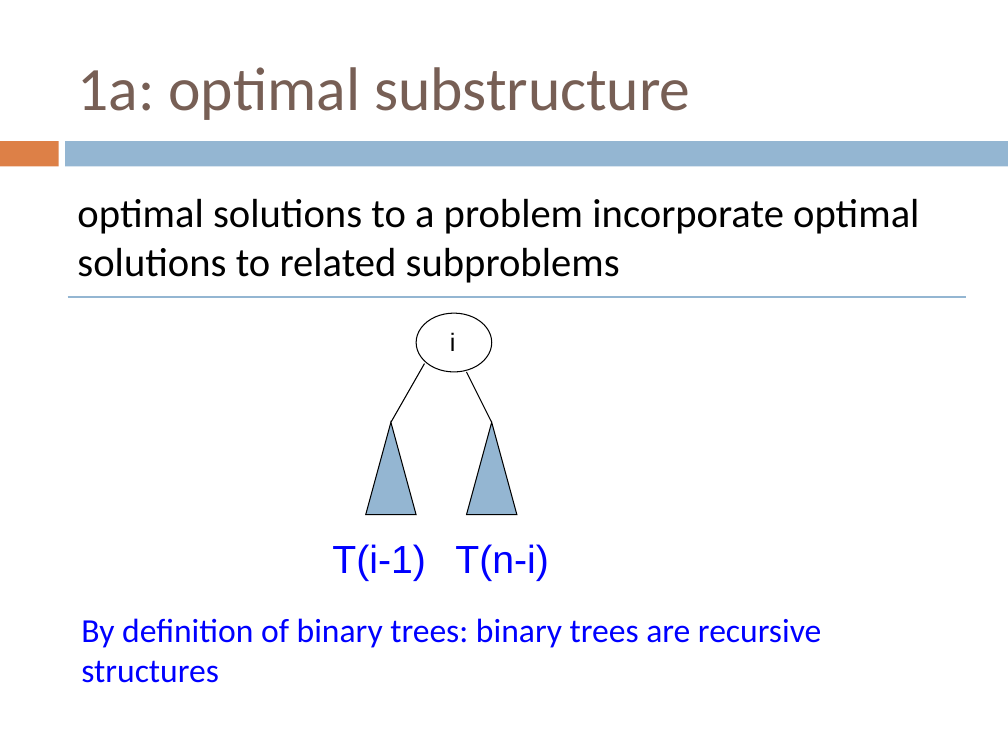
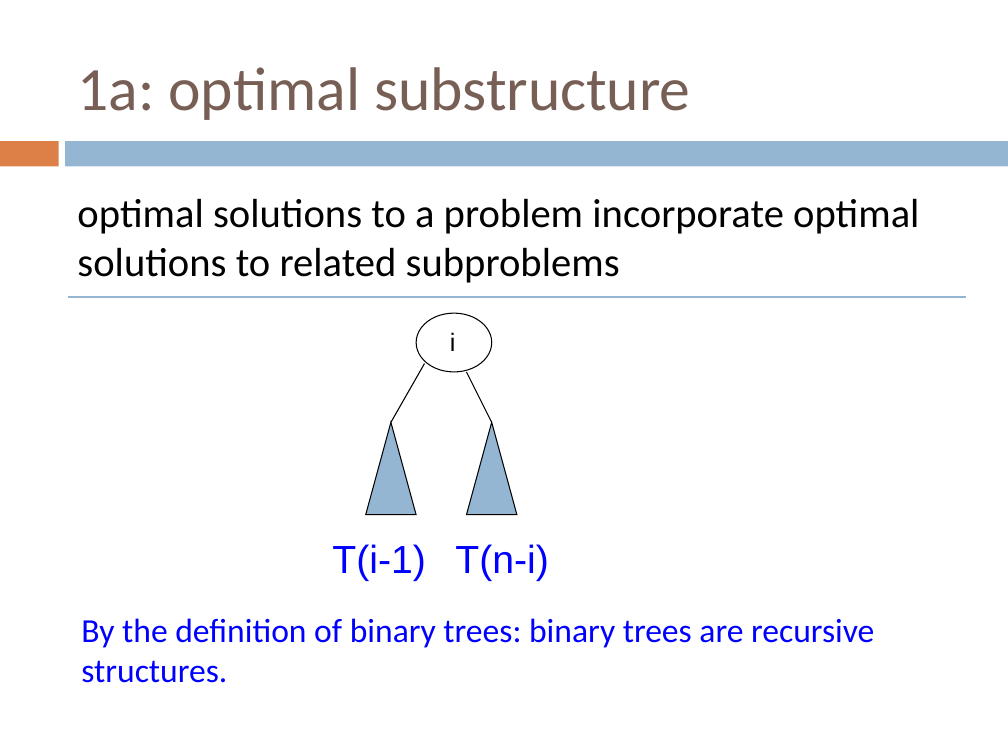
Before and after one commit to Collins-kariuk/Algorithms, a slide deck: slide 33 of Lectures/Lecture 10_Dynamic Programming.pptx. Drawn at 1008x756 pixels with LibreOffice and Linux fonts; fonts in the diff are those of the drawing. Boxes give left, top, right and bottom in pixels: in the first picture for what was removed or moved away, otherwise in the second. Text is boxed around its words. In the diff, an @@ line names an element or a change of style, - is before the commit and + after.

```diff
--- a/Lectures/Lecture 10_Dynamic Programming.pptx
+++ b/Lectures/Lecture 10_Dynamic Programming.pptx
@@ text at [81,618,874,683]: text changed @@
-By definition of binary trees: binary trees are recursive structures
+By the definition of binary trees: binary trees are recursive structures.
```
Also in this commit, not shown: 6 other slides changed.
